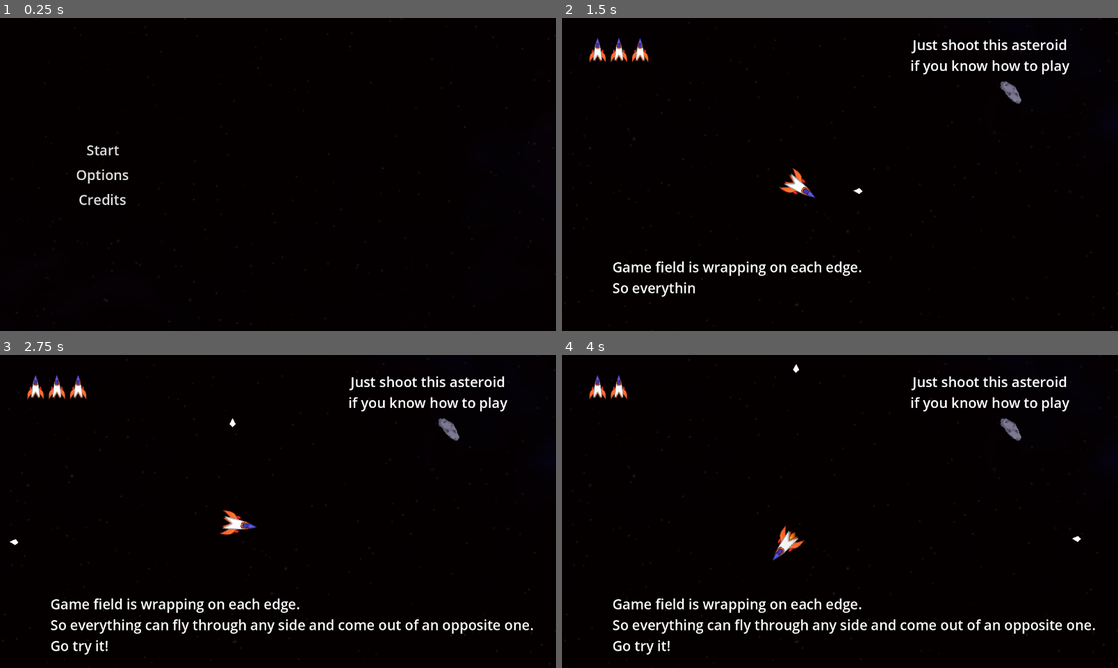
Above: before the commit, frames 1-4 (two rows, left to right).
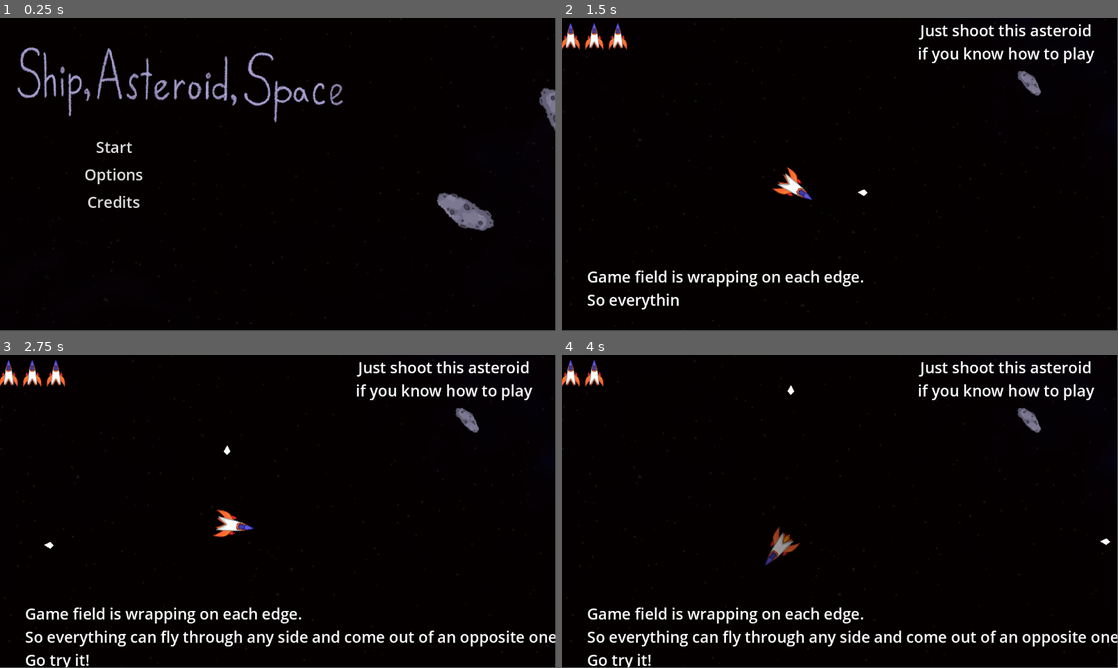
Above: after the commit, the same moments.

Repository: byKrem/ship-asteroids-space
Game: Godot game, scene res://Scenes/UI/main_menu.tscn
The game is run twice, just before and just after one commit, with the same random seed, the same clock (stepped at 60 frames per second) and the same inputs.
Inputs:
- Up to frame 1 (0.25 s): no input
- Up to frame 2 (1.5 s): click "Start" at 0.5 s; tap W (accelerate) at 1.25 s; hold D (rotate_right) from 1.28 s (still down); hold Space (shoot) from 1.28 s (still down)
- Up to frame 3 (2.75 s): release D (rotate_right) at 2.03 s; release Space (shoot) at 2.03 s; hold A (rotate_left) from 2.03 s (still down); tap Space (shoot) at 2.1 s
- Up to frame 4 (4 s): release A (rotate_left) at 2.78 s; hold D (rotate_right) 2.78-3.53 s; hold Space (shoot) 2.78-3.53 s; hold W (accelerate) from 3.53 s (still down); tap Space (shoot) at 3.6 s
The window is 800x450 before the commit and 799x449 after it. Grey fills any space a smaller window leaves; there, only what the larger window draws over its background counts as a difference.

The runs differ from the first frame. In frame 1, 3.5% of the frame differs, in the area x 3-100%, y 9-68%; in frame 2, 5.4%; in frame 3, 8.0%, in the area x 0-100%, y 1-100%; in frame 4, 7.8%.

Commit message:
Changed main menu
Just made it pretty

Diff:
--- a/Scenes/GameObjects/Entities/player.tscn
+++ b/Scenes/GameObjects/Entities/player.tscn
@@ -9,6 +9,21 @@
 [sub_resource type="CapsuleShape2D" id="CapsuleShape2D_cvnsp"]
 radius = 13.0
 height = 106.0
+
+[sub_resource type="Animation" id="Animation_nox6u"]
+length = 0.001
+tracks/0/type = "value"
+tracks/0/imported = false
+tracks/0/enabled = true
+tracks/0/path = NodePath("Sprite2D:modulate")
+tracks/0/interp = 1
+tracks/0/loop_wrap = true
+tracks/0/keys = {
+"times": PackedFloat32Array(0),
+"transitions": PackedFloat32Array(1),
+"update": 0,
+"values": [Color(1, 1, 1, 1)]
+}
 
 [sub_resource type="Animation" id="Animation_c6t2i"]
 resource_name = "immuneAnim"
@@ -25,21 +40,6 @@
 "transitions": PackedFloat32Array(1, 1),
 "update": 0,
 "values": [Color(1, 1, 1, 1), Color(1, 1, 1, 0)]
-}
-
-[sub_resource type="Animation" id="Animation_nox6u"]
-length = 0.001
-tracks/0/type = "value"
-tracks/0/imported = false
-tracks/0/enabled = true
-tracks/0/path = NodePath("Sprite2D:modulate")
-tracks/0/interp = 1
-tracks/0/loop_wrap = true
-tracks/0/keys = {
-"times": PackedFloat32Array(0),
-"transitions": PackedFloat32Array(1),
-"update": 0,
-"values": [Color(1, 1, 1, 1)]
 }
 
 [sub_resource type="AnimationLibrary" id="AnimationLibrary_nox6u"]
@@ -67,7 +67,7 @@
 one_shot = true
 
 [node name="Marker2D" type="Marker2D" parent="."]
-position = Vector2(62, 0)
+position = Vector2(70, 0)
 
 [node name="CollisionShape2D" type="CollisionShape2D" parent="."]
 rotation = 1.5708
--- a/Scenes/UI/main_menu.tscn
+++ b/Scenes/UI/main_menu.tscn
@@ -6,6 +6,10 @@
 [ext_resource type="Theme" uid="uid://daqmjtob3oqc7" path="res://Scenes/UI/TextTheme.tres" id="4_mrfpk"]
 [ext_resource type="PackedScene" uid="uid://uklwr4hrsqin" path="res://Scenes/UI/volume_slider.tscn" id="4_u7lva"]
 [ext_resource type="PackedScene" uid="uid://b7jyakhjvwi1l" path="res://Scenes/UI/setting_slider.tscn" id="5_4pqbp"]
+[ext_resource type="Texture2D" uid="uid://cee8ix45llsqj" path="res://Assets/SASbanner.png" id="7_wqme5"]
+[ext_resource type="Texture2D" uid="uid://dvwwirxglm6th" path="res://Assets/ship.png" id="8_wqme5"]
+[ext_resource type="Texture2D" uid="uid://d30ees2ghoiwl" path="res://Assets/asteroids.png" id="9_jewm6"]
+[ext_resource type="PackedScene" uid="uid://drgys2ci4prqg" path="res://Scenes/GameObjects/Entities/bullet.tscn" id="10_cejvf"]
 
 [sub_resource type="StyleBoxEmpty" id="StyleBoxEmpty_mrfpk"]
 
@@ -129,6 +133,7 @@
 offset_bottom = 0.160034
 grow_horizontal = 2
 grow_vertical = 2
+theme = ExtResource("4_mrfpk")
 alignment = 1
 
 [node name="SettingSlider" parent="Options" instance=ExtResource("5_4pqbp")]
@@ -158,4 +163,43 @@
 text = "Back"
 movable_obj = NodePath("../..")
 
+[node name="Title1" type="TextureRect" parent="."]
+layout_mode = 1
+offset_left = 25.0
+offset_top = 44.0
+offset_right = 721.0
+offset_bottom = 226.0
+texture = ExtResource("7_wqme5")
+expand_mode = 1
+
+[node name="Ship" type="Sprite2D" parent="."]
+position = Vector2(1488, 521)
+rotation = 0.382455
+texture = ExtResource("8_wqme5")
+
+[node name="Asteroids" type="Sprite2D" parent="."]
+position = Vector2(211, 952)
+rotation = 0.433127
+texture = ExtResource("9_jewm6")
+hframes = 2
+
+[node name="Asteroids3" type="Sprite2D" parent="."]
+position = Vector2(1155, 204)
+rotation = 1.92968
+texture = ExtResource("9_jewm6")
+hframes = 2
+frame = 1
+
+[node name="Asteroids2" type="Sprite2D" parent="."]
+position = Vector2(969, 398)
+rotation = -1.79919
+texture = ExtResource("9_jewm6")
+hframes = 2
+frame = 1
+
+[node name="bullet" parent="." instance=ExtResource("10_cejvf")]
+position = Vector2(1538, 393)
+rotation = -1.12901
+script = null
+
 [editable path="Options/SettingSlider"]
--- a/Scenes/UI/pause_menu.tscn
+++ b/Scenes/UI/pause_menu.tscn
@@ -45,6 +45,7 @@
 text = "Resume"
 
 [node name="Options" type="Button" parent="VBoxContainer"]
+visible = false
 layout_mode = 2
 size_flags_vertical = 3
 text = "Options
--- a/Scenes/UI/setting_slider.tscn
+++ b/Scenes/UI/setting_slider.tscn
@@ -13,14 +13,10 @@
 size_flags_vertical = 3
 script = ExtResource("1_mnrl3")
 
-[node name="Name" type="RichTextLabel" parent="."]
+[node name="Name" type="Label" parent="."]
 layout_mode = 2
 size_flags_horizontal = 3
-size_flags_vertical = 4
 text = "Sensitivity"
-fit_content = true
-scroll_active = false
-autowrap_mode = 0
 horizontal_alignment = 1
 
 [node name="ValueSlider" type="HSlider" parent="."]
@@ -31,12 +27,8 @@
 step = 0.05
 value = 0.05
 
-[node name="Value" type="RichTextLabel" parent="."]
+[node name="Value" type="Label" parent="."]
 layout_mode = 2
-size_flags_vertical = 4
 text = "90%"
-fit_content = true
-scroll_active = false
-autowrap_mode = 0
 
 [connection signal="value_changed" from="ValueSlider" to="." method="_on_value_slider_value_changed"]
--- a/Scenes/UI/volume_slider.gd
+++ b/Scenes/UI/volume_slider.gd
@@ -7,8 +7,8 @@
 func _ready() -> void:
 	$ValueSlider.value = AudioServer.get_bus_volume_linear(_bus_index)
 	$Name.text = bus_name
-	$Value.text = str(AudioServer.get_bus_volume_linear(_bus_index) * 100) + "%"
+	$Value.text = str(int(round(AudioServer.get_bus_volume_linear(_bus_index) * 100))) + "%"
 
 func _on_value_changed(value: float) -> void:
 	AudioServer.set_bus_volume_linear(_bus_index, value)
-	$Value.text = str(value*100) + "%"
+	$Value.text = str(int(round(value*100))) + "%"
--- a/Scenes/UI/volume_slider.tscn
+++ b/Scenes/UI/volume_slider.tscn
@@ -13,14 +13,10 @@
 size_flags_vertical = 3
 script = ExtResource("1_1bkbj")
 
-[node name="Name" type="RichTextLabel" parent="."]
+[node name="Name" type="Label" parent="."]
 layout_mode = 2
 size_flags_horizontal = 3
-size_flags_vertical = 4
 text = "Master"
-fit_content = true
-scroll_active = false
-autowrap_mode = 0
 horizontal_alignment = 1
 
 [node name="ValueSlider" type="HSlider" parent="."]
@@ -30,12 +26,8 @@
 max_value = 1.0
 step = 0.05
 
-[node name="Value" type="RichTextLabel" parent="."]
+[node name="Value" type="Label" parent="."]
 layout_mode = 2
-size_flags_vertical = 4
 text = "90%"
-fit_content = true
-scroll_active = false
-autowrap_mode = 0
 
 [connection signal="value_changed" from="ValueSlider" to="." method="_on_value_changed"]
--- a/project.godot
+++ b/project.godot
@@ -18,11 +18,6 @@
 [autoload]
 
 SfxAudioStreamPlayer="*res://Scenes/sfx_audio_stream_player.tscn"
-
-[display]
-
-window/size/viewport_width=1280
-window/size/viewport_height=720
 
 [input]
 
Binary file added: Assets/SASbanner.png
Not shown, added: Assets/SASbanner.png.import
Not shown: 1 places in Scenes/UI/main_menu.tscn that only renumber resources
Not shown, changed: export_presets.cfg
